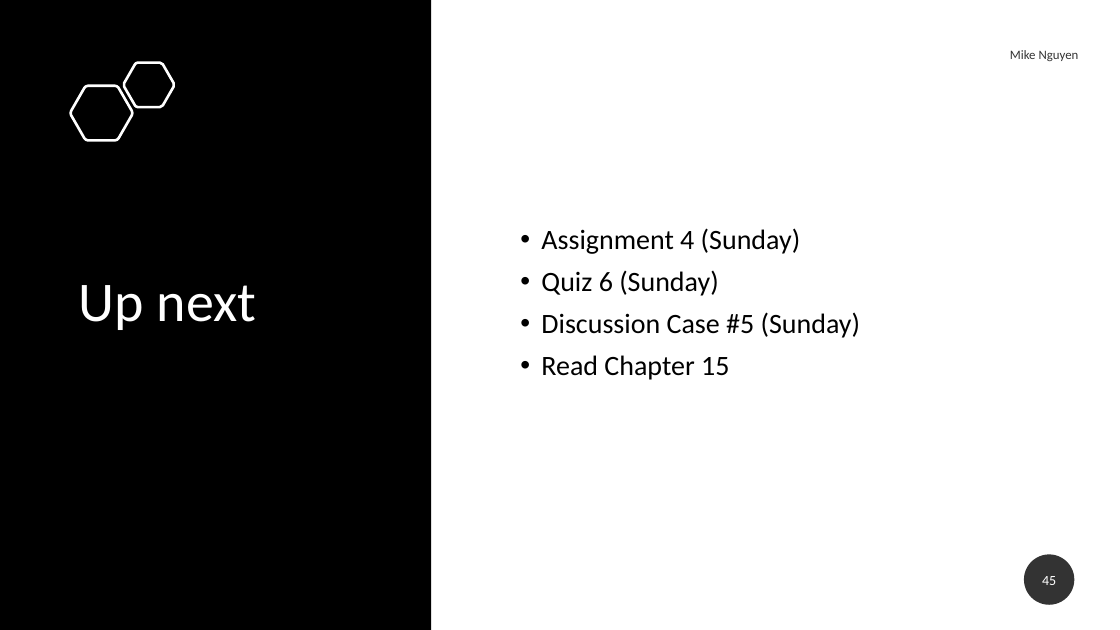
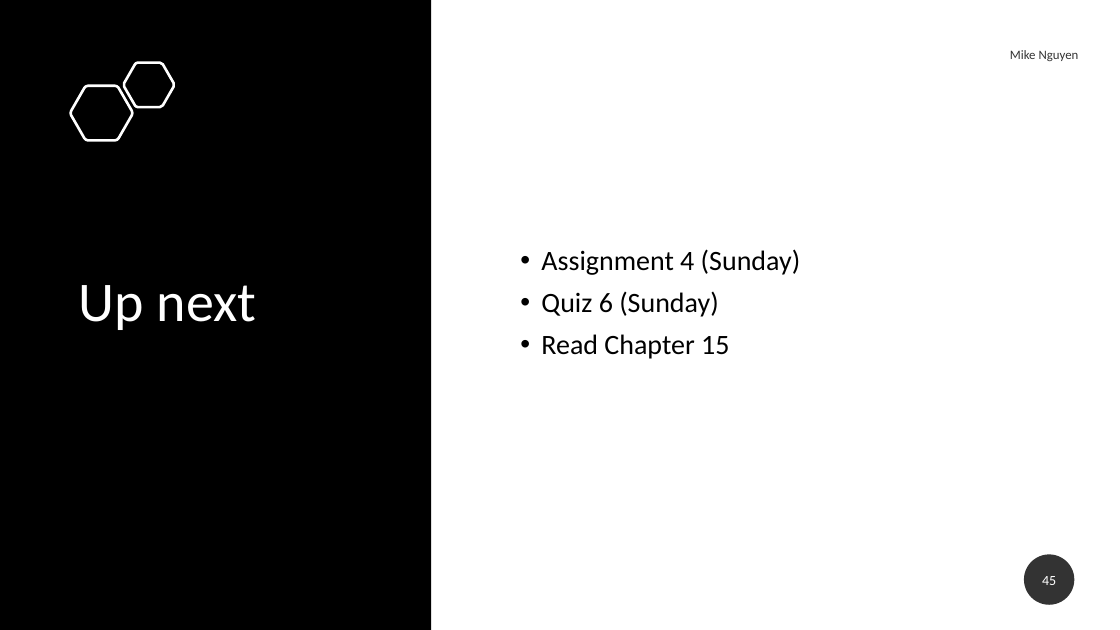
Before and after one commit to mikenguyen13/mar4050_S23_2, a slide deck: slide 45 of lectures/6/2_Questionnaire Analysis.pptx. Drawn at 1120x630 pixels with LibreOffice and Linux fonts; fonts in the diff are those of the drawing. Boxes give left, top, right and bottom in pixels: in the first picture for what was removed or moved away, otherwise in the second. Text is boxed around its words. In the diff, an @@ line names an element or a change of style, - is before the commit and + after.

```diff
--- a/lectures/6/2_Questionnaire Analysis.pptx
+++ b/lectures/6/2_Questionnaire Analysis.pptx
@@ text at (x1=541, y1=312, x2=860, y2=338): paragraph removed @@
-• Discussion Case #5 (Sunday)
```
Also in this commit, not shown: 2 other slides changed.
